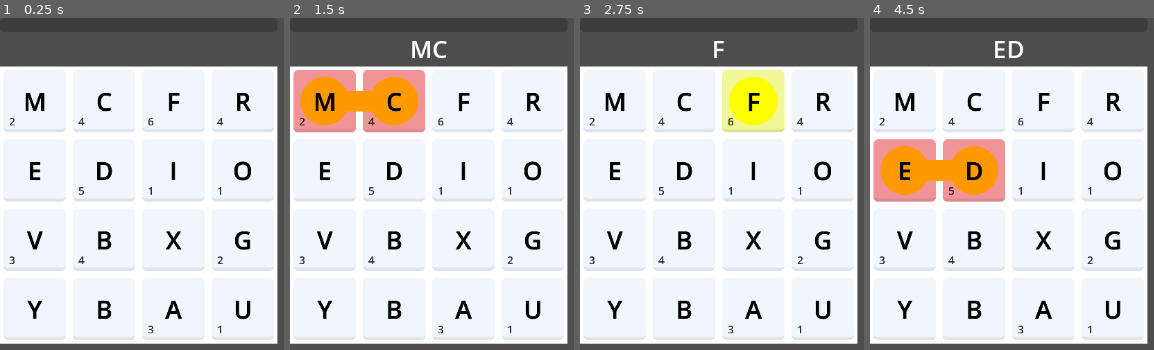
Above: before the commit, frames 1-4 (left to right).
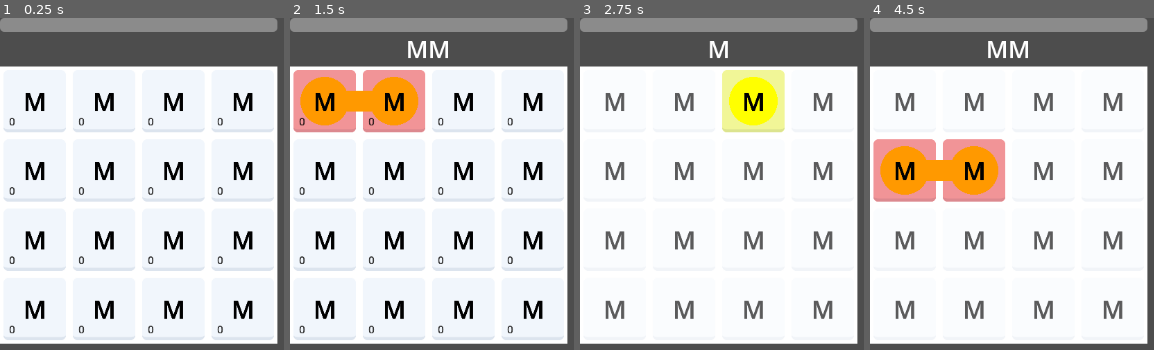
Above: after the commit, the same moments.

Repository: MarcoRizz/quadrati
Game: Godot game, scene res://scenes/main.tscn
The game is run twice, just before and just after one commit, with the same random seed, the same clock (stepped at 60 frames per second) and the same inputs.
Inputs (mouse positions are in pixels of both pictures, inside the frame that each line leads up to):
- Up to frame 1 (0.25 s): no input
- Up to frame 2 (1.5 s): tap Enter at 0.5 s; move the mouse to (324, 101) at 0.52 s; press the mouse at (324, 101) at 0.53 s; tap Space at 1.25 s; move the mouse to (395, 101) at 1.27 s; release the mouse at (395, 101) at 1.28 s; click (395, 101) at 1.35 s
- Up to frame 3 (2.75 s): move the mouse to (753, 101) at 2.02 s; press the mouse at (753, 101) at 2.03 s
- Up to frame 4 (4.5 s): tap Enter at 2.75 s; move the mouse to (1111, 101) at 2.77 s; release the mouse at (1111, 101) at 2.78 s; click (1111, 101) at 2.85 s; move the mouse to (904, 170) at 3.52 s; press the mouse at (904, 170) at 3.53 s; tap Space at 4.25 s; move the mouse to (975, 170) at 4.27 s; release the mouse at (975, 170) at 4.28 s; click (975, 170) at 4.35 s

The runs differ from the first frame. In frame 1, 9.0% of the frame differs, in the area x 0-98%, y 0-96%; in frame 2, 9.6%; in frame 3, 9.8%; in frame 4, 10%.
Error after the commit: Invalid call. Nonexistent function 'has' in base 'Nil'. (res://scripts/main.gd:33)

Commit message:
richiesta http a google app

Diff:
--- a/scenes/main.tscn
+++ b/scenes/main.tscn
@@ -23,6 +23,7 @@
 [node name="ProgressBar" type="ProgressBar" parent="."]
 offset_right = 400.0
 offset_bottom = 20.0
+max_value = 0.0
 show_percentage = false
 script = ExtResource("4_gwx55")
 
--- a/scripts/main.gd
+++ b/scripts/main.gd
@@ -1,4 +1,6 @@
 extends Node2D
+
+const http_json_source = "https://script.google.com/macros/s/AKfycby6N9vEbuGpOp5Xn03sroodyP4UGcMLt2qHz2rnV-6AtMLJDodd3TvTnt_gZvTRpic/exec"
 
 signal attempt_result(word_finded: bool, word: String)
 
@@ -6,9 +8,26 @@
 
 func _ready() -> void:
 	#leggo il file json di oggi
-	var file = "res://quadrati#1.json"
-	var json_as_text = FileAccess.get_file_as_string(file)
-	var json_as_dict = JSON.parse_string(json_as_text)
+	# Create an HTTP request node and connect its completion signal.
+	var http_request = HTTPRequest.new()
+	add_child(http_request)
+	http_request.request_completed.connect(self._http_request_completed)
+
+	# Perform a GET request. The URL below returns JSON as of writing.
+	var error = http_request.request(http_json_source)
+	if error != OK:
+		push_error("An error occurred in the HTTP request.")
+
+# Called when the HTTP request is completed.
+func _http_request_completed(result, response_code, headers, body):
+	var json = JSON.new()
+	json.parse(body.get_string_from_utf8())
+	var response = json.get_data()
+
+	#var file = "res://quadrati#1.json"
+	#var json_as_text = FileAccess.get_file_as_string(file)
+	#var json_as_dict = JSON.parse_string(json_as_text)
+	var json_as_dict = response;
 
 	#controllo sulla corretta costruzione del file json_as_dict?
 	if json_as_dict.has("grid") and json_as_dict.has("words") and json_as_dict.has("passingLinks") and json_as_dict.has("startingLinks"):
@@ -28,5 +47,5 @@
 		if word_finded:
 			remainingWords.erase(word_guessed);
 		else:
-			print("Parola troppo corta") #todo: da inserire nei messaggi ingame
+			print("Parola non trovata") #todo: da inserire nei messaggi ingame
 		attempt_result.emit(word_finded, $Parola.text)
